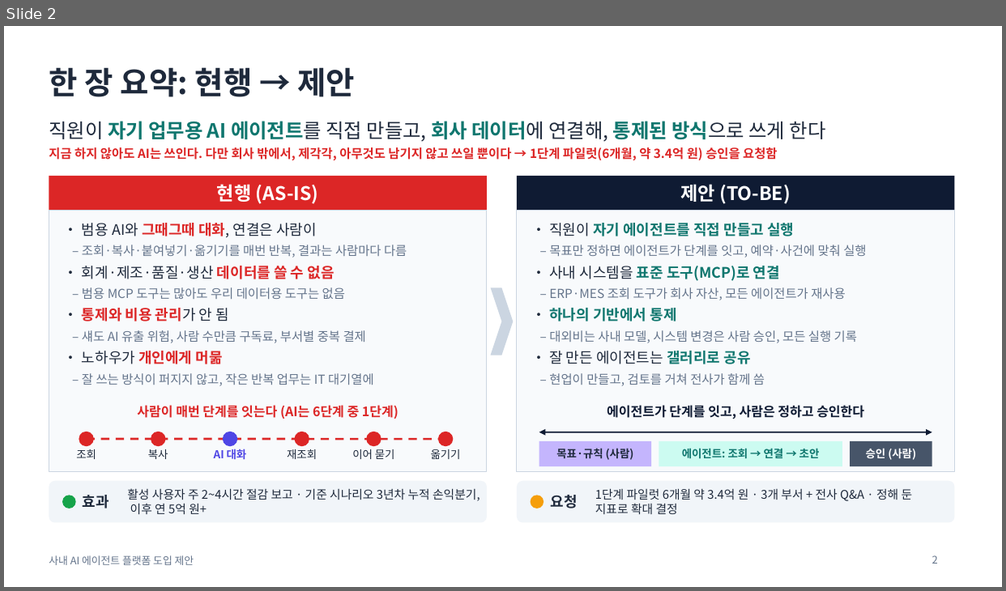
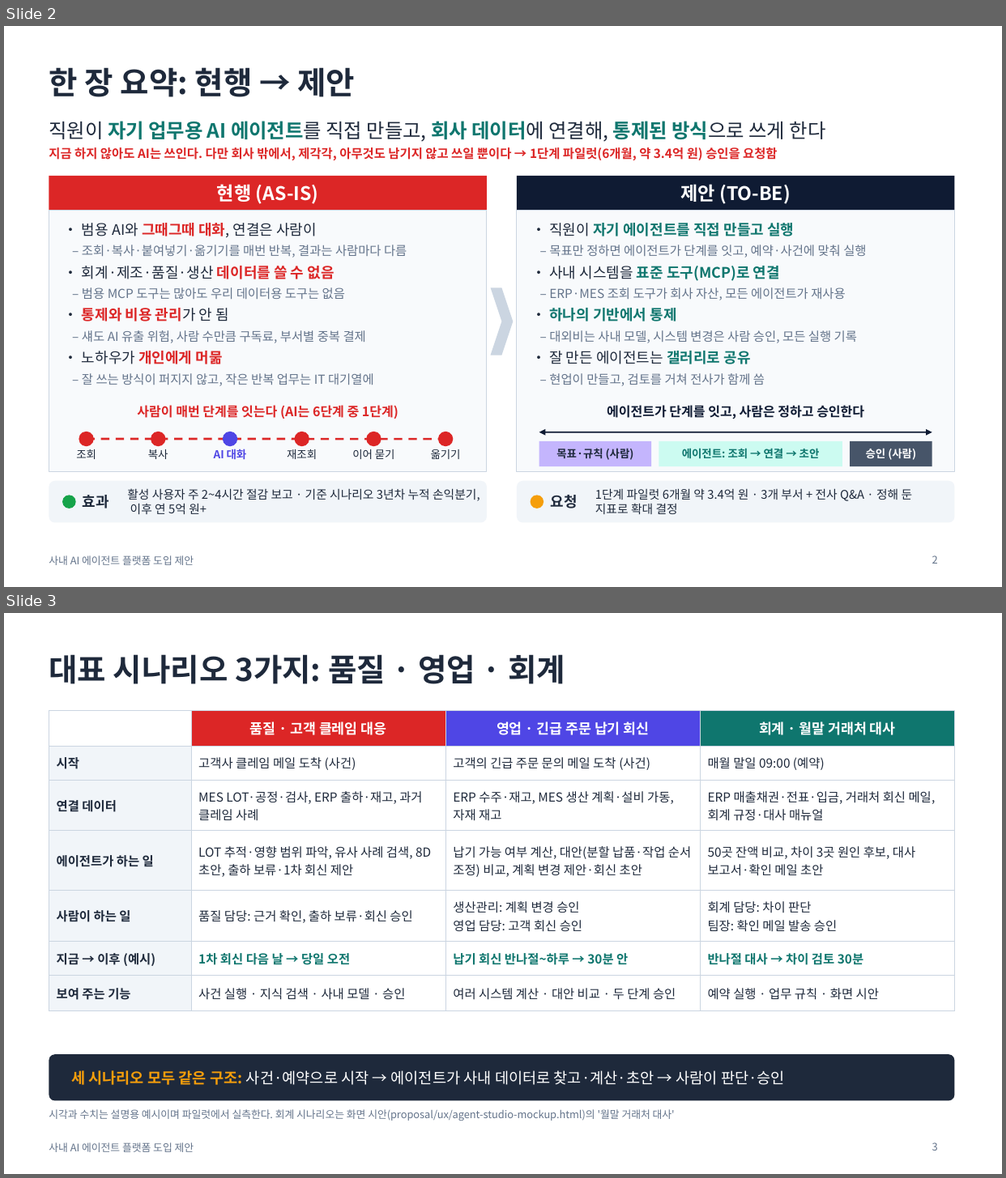
Before and after one commit to lucky-sugar-park/tech-review, a slide deck: proposal/ai-agent-platform-proposal-v2.pptx. Shown one above the other, each under a label of ours: slide 2 before the commit, slides 2 and 3 after it. The pictures are 1006x591 and 1006x1178 pixels, drawn with LibreOffice and Linux fonts; fonts in the diff are those of the drawing. Boxes give left, top, right and bottom in pixels: in the first picture for what was removed or moved away, otherwise in the second. Text is boxed around its words. In the diff, an @@ line names an element or a change of style, - is before the commit and + after.

```diff
--- a/proposal/ai-agent-platform-proposal-v2.pptx
+++ b/proposal/ai-agent-platform-proposal-v2.pptx
@@ slide 3 added at [4,613,1002,1174], background #FFFFFF; not listed: 1 template element that a slide beside it also shows @@
@@ title added at [49,654,565,684], 30 pt, text #1E293B, bold @@
+대표 시나리오 3가지: 품질 · 영업 · 회계
@@ table added at [49,710,955,1003], 7 rows, 4 columns @@
+ | 품질 · 고객 클레임 대응 | 영업 · 긴급 주문 납기 회신 | 회계 · 월말 거래처 대사
+시작 | 고객사 클레임 메일 도착 (사건) | 고객의 긴급 주문 문의 메일 도착 (사건) | 매월 말일 09:00 (예약)
+연결 데이터 | MES LOT·공정·검사, ERP 출하·재고, 과거 클레임 사례 | ERP 수주·재고, MES 생산 계획·설비 가동, 자재 재고 | ERP 매출채권·전표·입금, 거래처 회신 메일, 회계 규정·대사 매뉴얼
+에이전트가 하는 일 | LOT 추적·영향 범위 파악, 유사 사례 검색, 8D 초안, 출하 보류·1차 회신 제안 | 납기 가능 여부 계산, 대안(분할 납품·작업 순서 조정) 비교, 계획 변경 제안·회신 초안 | 50곳 잔액 비교, 차이 3곳 원인 후보, 대사 보고서·확인 메일 초안
+사람이 하는 일 | 품질 담당: 근거 확인, 출하 보류·회신 승인 | 생산관리: 계획 변경 승인 / 영업 담당: 고객 회신 승인 | 회계 담당: 차이 판단 / 팀장: 확인 메일 발송 승인
+지금 → 이후 (예시) | 1차 회신 다음 날 → 당일 오전 | 납기 회신 반나절~하루 → 30분 안 | 반나절 대사 → 차이 검토 30분
+보여 주는 기능 | 사건 실행 · 지식 검색 · 사내 모델 · 승인 | 여러 시스템 계산 · 대안 비교 · 두 단계 승인 | 예약 실행 · 업무 규칙 · 화면 시안
@@ rounded rectangle added at [49,1054,955,1101], fill #1E293B @@
@@ text added at [71,1071,785,1085], 14.5 pt, text #FFFFFF @@
+세 시나리오 모두 같은 구조: 사건·예약으로 시작 → 에이전트가 사내 데이터로 찾고·계산·초안 → 사람이 판단·승인
@@ text added at [49,1110,675,1121], 10 pt, text #64748B @@
+시각과 수치는 설명용 예시이며 파일럿에서 실측한다. 회계 시나리오는 화면 시안(proposal/ux/agent-studio-mockup.html)의 '월말 거래처 대사'
@@ page number added at [932,1143,938,1151], 10 pt, text #64748B @@
+3
```
Also in this commit, not shown: 3 slides changed, 3 other files.
